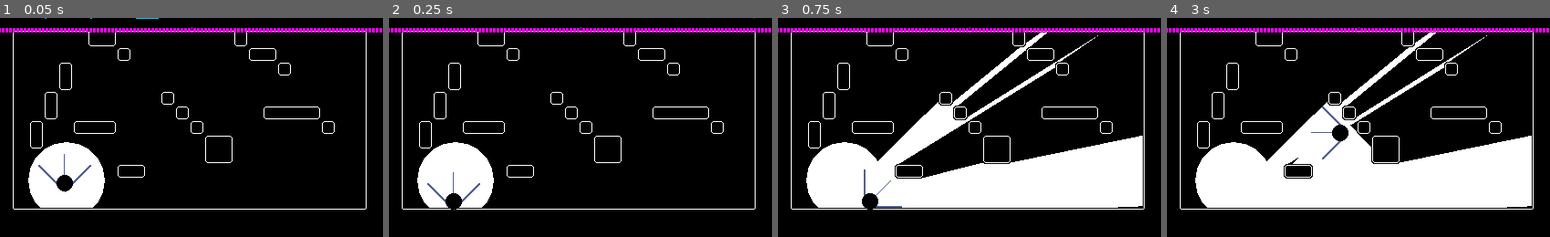
Above: before the commit, frames 1-4 (left to right).
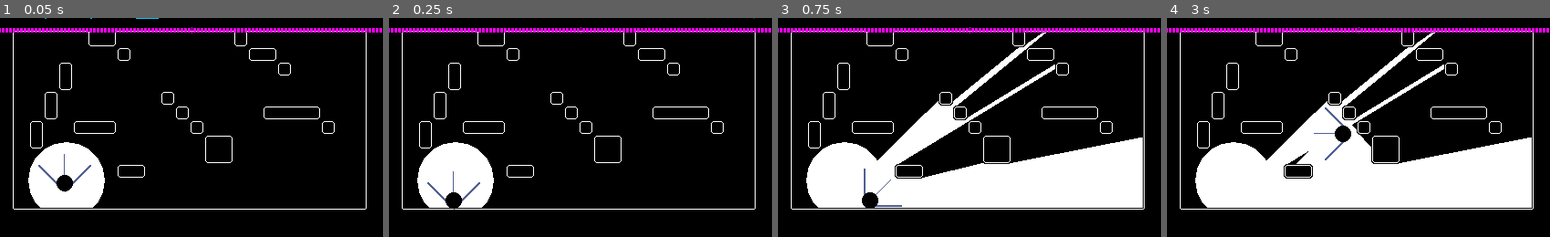
Above: after the commit, the same moments.

Repository: KingOfSpadesJFK/bhleg
Game: Godot game, scene res://levels/test_level.tscn
Two runs of this game, one before a commit and one after it. Both use one fixed random seed, a clock stepped at 60 frames per second and the inputs below.
Inputs (mouse positions are in pixels of both pictures, inside the frame that each line leads up to):
- Up to frame 1 (0.05 s): no input
- Up to frame 2 (0.25 s): no input
- Up to frame 3 (0.75 s): tap Enter at 0.5 s; move the mouse to (1053, 116) at 0.52 s; press the mouse at (1053, 116) at 0.53 s; hold D (player_right) from 0.53 s (still down)
- Up to frame 4 (3 s): tap Space (player_jump) at 0.77, 2 s; release D (player_right) at 1.25 s; release the mouse at (1442, 116) at 1.25 s; drag from (1281, 138) to (1339, 171) at 1.27 s; move the mouse to (1396, 79) at 2.02 s; press the mouse at (1396, 79) at 2.03 s; hold D (player_right) 2.03-2.75 s; release the mouse at (1396, 79) at 2.75 s; tap Enter at 2.75 s; drag from (1339, 171) to (1243, 94) at 2.77 s

Frame 1 is identical in both runs. In frame 2, 0.1% of the frame differs, in the area x 10-24%, y 70-88%; in frame 3, 0.9%; in frame 4, 1.2%, in the area x 25-96%, y 6-87%.

Commit message:
player physics change

Diff:
--- a/levels/s1.tscn
+++ b/levels/s1.tscn
@@ -26,7 +26,6 @@
 position = Vector2(71, 179)
 collision_layer = 2
 collision_mask = 5
-floor_snap_length = 10.0
 shadow_body = NodePath("../StaticBody2D")
 red_cells = 3
 cyan_cells = 3
--- a/scenes/player.tscn
+++ b/scenes/player.tscn
@@ -1,17 +1,21 @@
-[gd_scene load_steps=6 format=3 uid="uid://cy4oa4aji2qxu"]
+[gd_scene load_steps=7 format=3 uid="uid://cy4oa4aji2qxu"]
 
 [ext_resource type="Script" path="res://scripts/player.gd" id="1_j74i2"]
 [ext_resource type="Script" path="res://scripts/hitbox.gd" id="2_wedjy"]
 
 [sub_resource type="SphereMesh" id="SphereMesh_ful5p"]
 
+[sub_resource type="SeparationRayShape2D" id="SeparationRayShape2D_516dp"]
+length = 8.0
+
 [sub_resource type="CircleShape2D" id="CircleShape2D_hw20r"]
-radius = 7.0
+radius = 5.0
 
 [sub_resource type="CircleShape2D" id="CircleShape2D_eagm6"]
 radius = 9.0
 
 [node name="Player" type="CharacterBody2D"]
+floor_snap_length = 5.0
 script = ExtResource("1_j74i2")
 
 [node name="FlashAnchor" type="Node2D" parent="."]
@@ -45,6 +49,13 @@
 scale = Vector2(18.0204, 18)
 mesh = SubResource("SphereMesh_ful5p")
 
+[node name="CollisionShape2D2" type="CollisionShape2D" parent="."]
+shape = SubResource("SeparationRayShape2D_516dp")
+
+[node name="CollisionShape2D3" type="CollisionShape2D" parent="."]
+rotation = 3.14159
+shape = SubResource("SeparationRayShape2D_516dp")
+
 [node name="CollisionShape2D" type="CollisionShape2D" parent="."]
 shape = SubResource("CircleShape2D_hw20r")
 
--- a/scripts/player.gd
+++ b/scripts/player.gd
@@ -3,7 +3,7 @@
 
 
 const SPEED = 150.0
-const JUMP_VELOCITY = -400.0
+const JUMP_VELOCITY = -350.0
 const FLASH_RAY_LENGTH = 1000.0
 const FLASH_SPREAD = 90.0			# How wide the area of flash should be (in degrees)
 const FLASH_SAMPLES = 200
